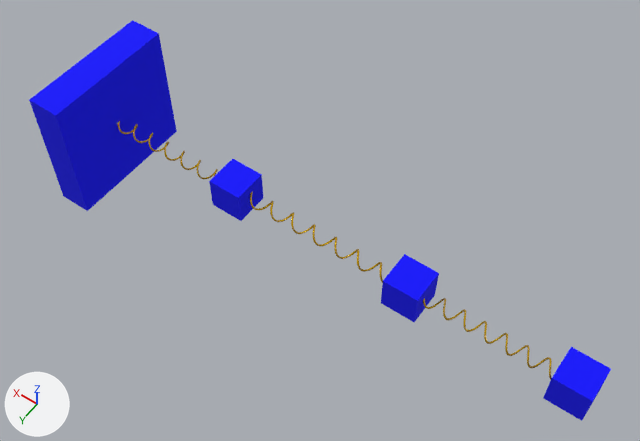
Before and after pictures for a commit that changed the glTF model oscillator_mode2.glb.
Both versions are drawn from a 50 mm lens placed at (-0.13, 2.28, 3.72), pointed at (1.53, -0.06, 0.05). Every picture has the same lights, and +X, +Y and +Z are marked at lower left. Where no turn or scale is listed for an object, it has been applied to the vertices. Vertices at the same position are counted once.

The older version as bpy lines, for what is in view:
```python
ob_cube_1 = bpy.data.objects.new('Cube_1', me_cube_1_001)
ob_cube_1.location = (0.0267, 0.0, 0.0)
ob_cube_2 = bpy.data.objects.new('Cube_2', me_cube_2_001)
ob_cube_2.location = (0.94, 0.0, 0.0)
ob_cube_3 = bpy.data.objects.new('Cube_3', me_cube_3_001)
ob_cube_3.location = (2.048, 0.0, 0.0)
ob_cube_4 = bpy.data.objects.new('Cube_4', me_cube_4_001)
ob_cube_4.location = (3.0, 0.0, 0.0)
ob_spring_1 = bpy.data.objects.new('Spring_1', me_spring_1_curve_001)
ob_spring_1.location = (0.027, 0.0, 0.0)
ob_spring_2 = bpy.data.objects.new('Spring_2', me_spring_2_curve_001)
ob_spring_2.location = (0.94, 0.0, 0.0)
ob_spring_3 = bpy.data.objects.new('Spring_3', me_spring_3_curve_001)
ob_spring_3.location = (2.048, 0.0, 0.0)
```
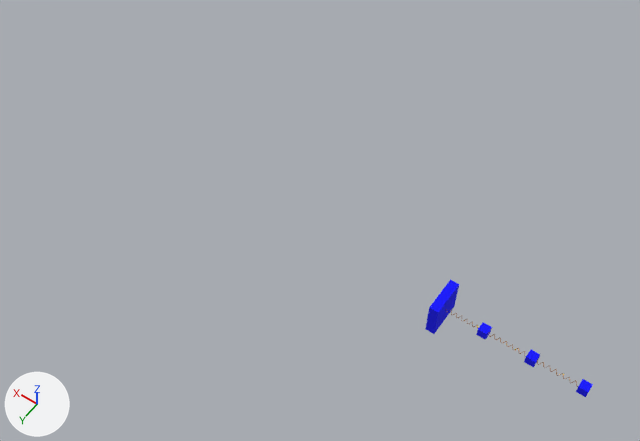
Commit message: polished oscillator

Where the newer file only moved an object's origin or applied its transform, the numbers keep the older frame.

Where the change shows, as pixel boxes (x1, y1, x2, y2) in the pictures (640 x 441 px):
'Cube_4', moved
    before: (29, 20, 177, 211)
    after: (425, 279, 459, 334)
'Cube_1', moved
    before: (543, 347, 611, 421)
    after: (576, 379, 593, 397)
'Cube_2', moved
    before: (381, 254, 439, 322)
    after: (524, 350, 540, 367)
'Cube_3', moved
    before: (209, 159, 263, 221)
    after: (476, 322, 492, 340)
'Spring_2', mesh rescaled
    before: (250, 191, 383, 283)
    after: (489, 334, 525, 354)
'Spring_3', mesh rescaled (67% narrower, 66% shorter)
    before: (118, 121, 218, 179)
    after: (446, 310, 478, 329)

The change, as a list of edits to the scene's bpy script:
```text
Change me_spring_2_curve_001:
    where me_spring_2_curve_001.from_pydata(...)  # 6144 vertices, 12264 faces; spans x -0.005..1.113, y -0.045..0.045, z -0.045..0.045
    used by ob_spring_2; location = (0.94, 0.0, 0.0)
    me_spring_2_curve_001 part 1: the whole mesh is scaled about its middle by (0.233, 0.25, 0.25), then moved by (-1.108, 0.0, 0.0)
Change me_spring_3_curve_001:
    where me_spring_3_curve_001.from_pydata(...)  # 6144 vertices, 12264 faces; spans x -0.004..0.956, y -0.045..0.045, z -0.045..0.045
    used by ob_spring_3; location = (2.048, 0.0, 0.0)
    me_spring_3_curve_001 part 2: the whole mesh is scaled about its middle by (0.247, 0.25, 0.25), then moved by (-1.892, 0.0, 0.0)
Change ob_cube_1:
    add ob_cube_1.parent = ob_empty
    ob_cube_1.location: (0.0267, 0.0, 0.0) -> (-0.0475, 0.0, 0.0)
Change ob_cube_2:
    add ob_cube_2.parent = ob_empty
    ob_cube_2.location: (0.94, 0.0, 0.0) -> (1.026, 0.0, 0.0)
Change ob_cube_3:
    add ob_cube_3.parent = ob_empty
    ob_cube_3.location: (2.048, 0.0, 0.0) -> (2.059, 0.0, 0.0)
Change ob_cube_4:
    add ob_cube_4.parent = ob_empty
Add ob_empty:
    ob_empty = bpy.data.objects.new('Empty', None)
    ob_empty.location = (0.0, 0.0, 0.0)
    ob_empty.scale = (0.25, 0.25, 0.25)
```
